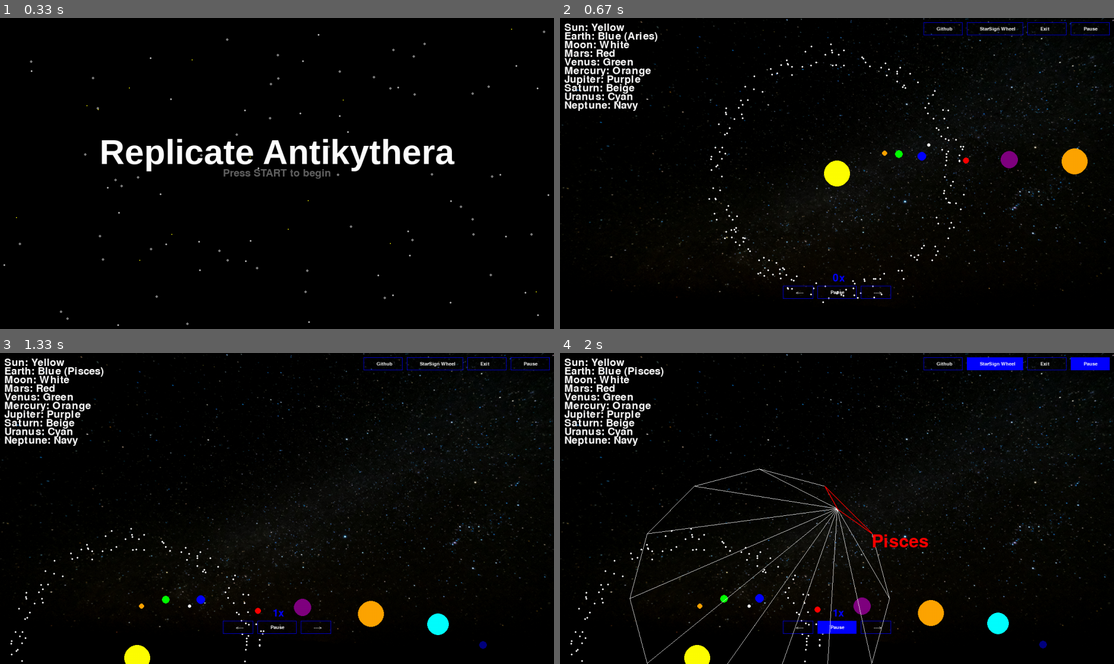
Above: before the commit, frames 1-4 (two rows, left to right).
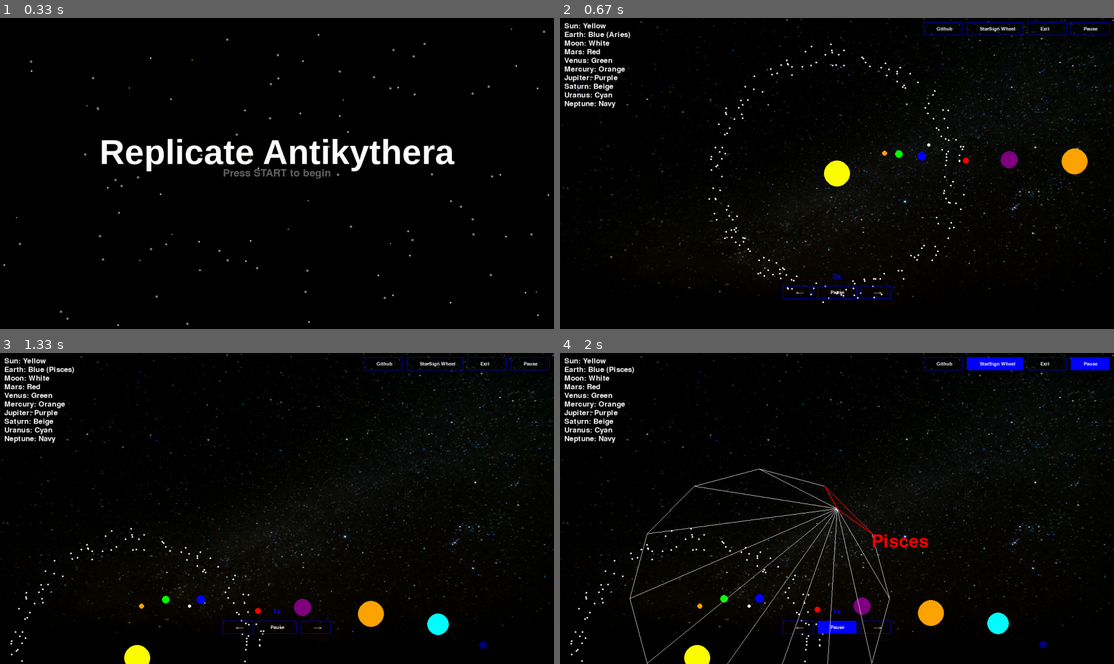
Above: after the commit, the same moments.

Repository: LBassett21/ReplicateAntikythera
Game: pygame game, started from ReplicateAntikythera/ReplicateAntikythera.py
Same seed, same stepped clock (60 frames per second), same inputs: the game is played once before the commit and once after it.
Inputs (mouse positions are in pixels of both pictures, inside the frame that each line leads up to):
- Up to frame 1 (0.33 s): no input
- Up to frame 2 (0.67 s): press the mouse at (837, 173) at 0.37 s; move the mouse to (748, 148) at 0.47 s; release the mouse at (665, 126) at 0.6 s
- Up to frame 3 (1.33 s): press the mouse at (315, 626) at 0.7 s; move the mouse to (193, 570) at 0.8 s; release the mouse at (72, 514) at 0.93 s; press the mouse at (382, 362) at 1.03 s; move the mouse to (432, 492) at 1.13 s; release the mouse at (487, 626) at 1.27 s
- Up to frame 4 (2 s): press the mouse at (837, 626) at 1.37 s; move the mouse to (742, 511) at 1.47 s; release the mouse at (654, 393) at 1.6 s; press the mouse at (992, 362) at 1.7 s; move the mouse to (875, 377) at 1.8 s; release the mouse at (759, 393) at 1.93 s

Frame 1 is identical in both runs. In frame 2, 2.2% of the frame differs, in the area x 0-52%, y 1-85%; in frame 3, 2.3%; in frame 4, 2.3%.

Commit message:
adding time

Diff:
--- a/ReplicateAntikythera/GUI.py
+++ b/ReplicateAntikythera/GUI.py
@@ -7,6 +7,11 @@
 import webbrowser
 
 
+
+
+
+
+
 time = 0
 #Reference date
 ref_date = datetime(2023, 1, 4)
@@ -15,10 +20,23 @@
 # Initialize Pygame
 pygame.init()
 
+
+
+
+import datetime
+current_time = datetime.datetime.now()
+formatted_time = current_time.strftime('%H:%M:%S')
+print(formatted_time)
+current_time = pygame.display.set_mode((0,0),pygame.RESIZABLE)
+
+
+
+
 # Set up the display
 width, height = pygame.display.Info().current_w, pygame.display.Info().current_h #size of the display.
 screen = pygame.display.set_mode((0,0),pygame.RESIZABLE) #creating pygame screen with width and height
 pygame.display.set_caption("Replicate Antikythera") #title
+
 
 # Start window surface definition
 start_window = pygame.Surface((width, height))
@@ -108,7 +126,7 @@
 neptune_angle = 0
 
 #Define the information for the key
-key_font = pygame.font.SysFont(None, 36) #font for the key
+key_font = pygame.font.SysFont(None, 25) #font for the key
 button_font = pygame.font.SysFont(None, 16)
 key_text = {
     "Sun": "Yellow",
--- a/ReplicateAntikythera/ReplicateAntikythera.py
+++ b/ReplicateAntikythera/ReplicateAntikythera.py
@@ -3,6 +3,7 @@
 from datetime import timedelta
 
 import GUI
+
 
 '''
 primary: the satellite or planet around which the satellite orbits
